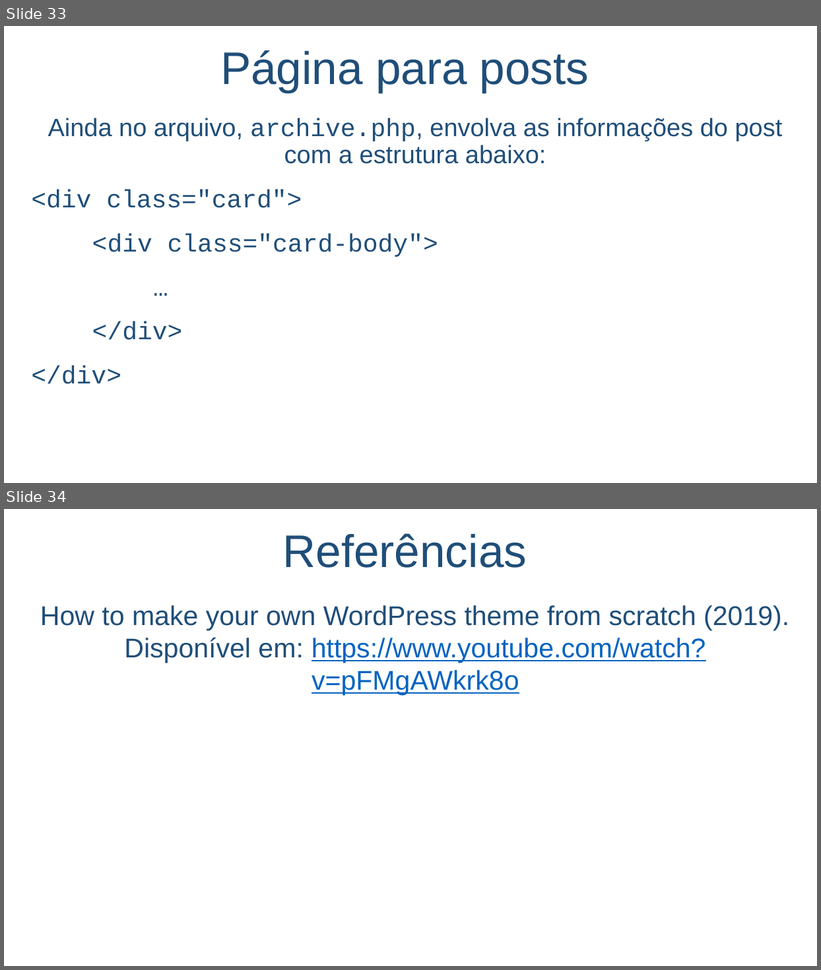
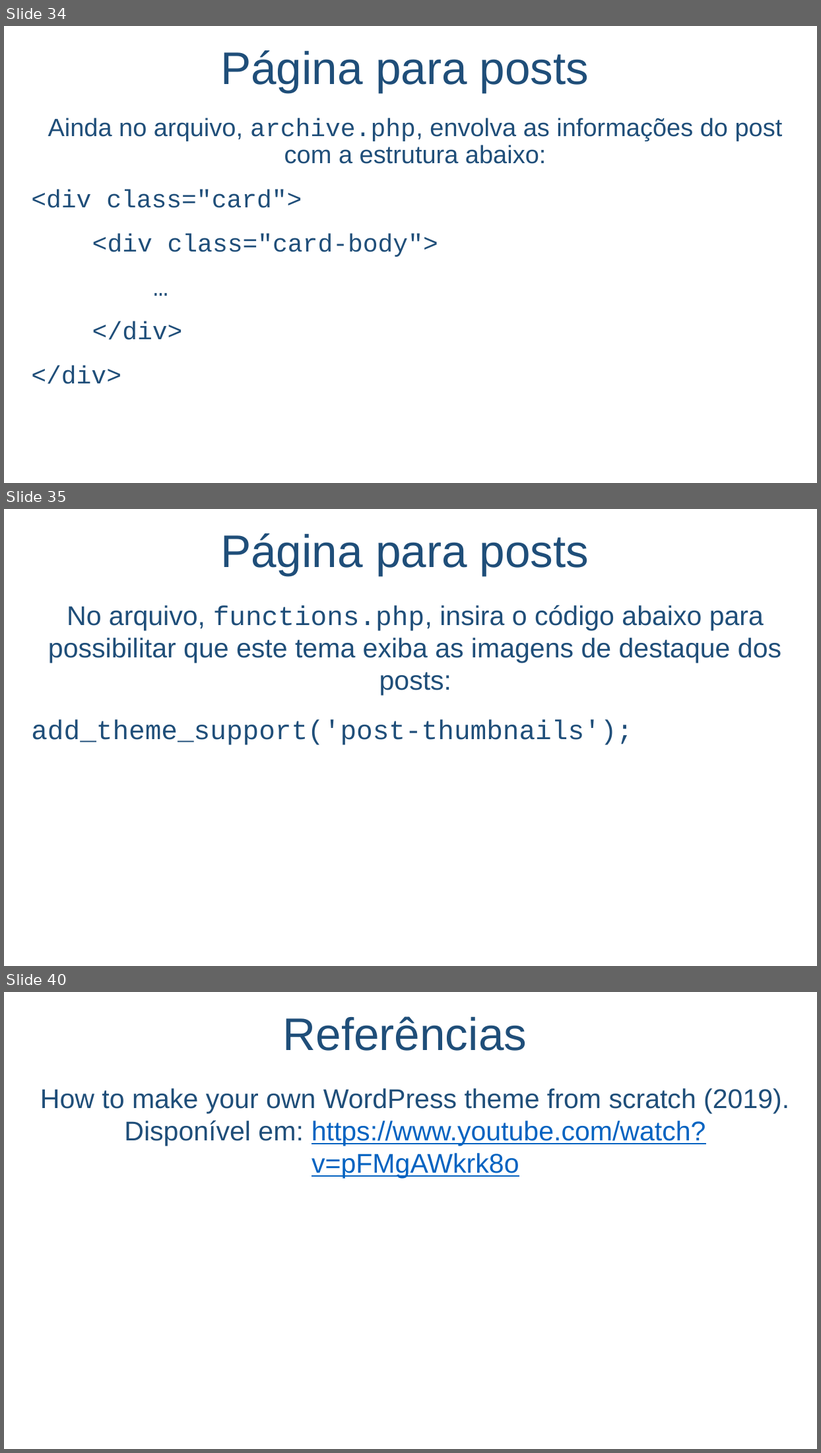
Before and after one commit to salmo-jr/public-slides, a slide deck: wordpress-como-criar-um-novo-tema.pptx. Shown one above the other, each under a label of ours: slides 33 and 34 before the commit, slides 34, 35 and 40 after it; the slides between them are not shown. The pictures are 821x970 and 821x1453 pixels, drawn with LibreOffice and Linux fonts; fonts in the diff are those of the drawing; background and template pictures are left out. Boxes give left, top, right and bottom in pixels: in the first picture for what was removed or moved away, otherwise in the second. Text is boxed around its words. In the diff, an @@ line names an element or a change of style, - is before the commit and + after.

```diff
--- a/wordpress-como-criar-um-novo-tema.pptx
+++ b/wordpress-como-criar-um-novo-tema.pptx
@@ slide 35 added at box(4, 509, 817, 966), background picture (left out) @@
@@ title added at box(220, 533, 589, 576), 54 pt, text #1F4E79 @@
+Página para posts
@@ text added at box(31, 605, 781, 745), 32 pt, text #1F4E79 @@
+No arquivo, functions.php, insira o código abaixo para possibilitar que este tema exiba as imagens de destaque dos posts:
+add_theme_support('post-thumbnails');
@@ what was slide 33 is now slide 34 @@
@@ what was slide 34 is now slide 40 @@
```
Also in this commit, not shown: 8 slides changed, 5 other slides added.
